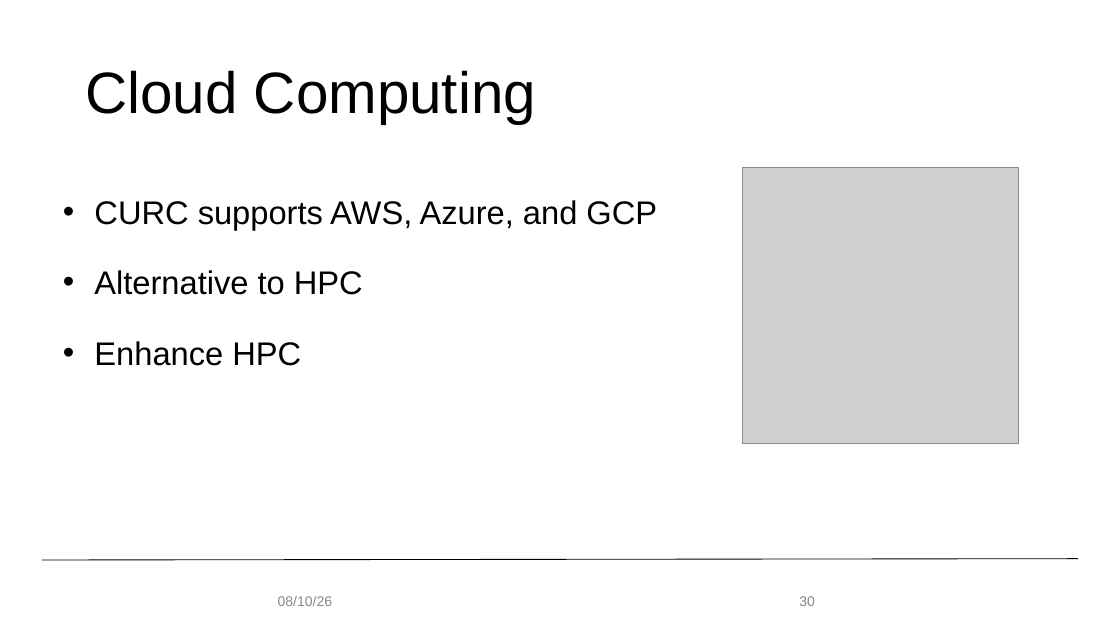
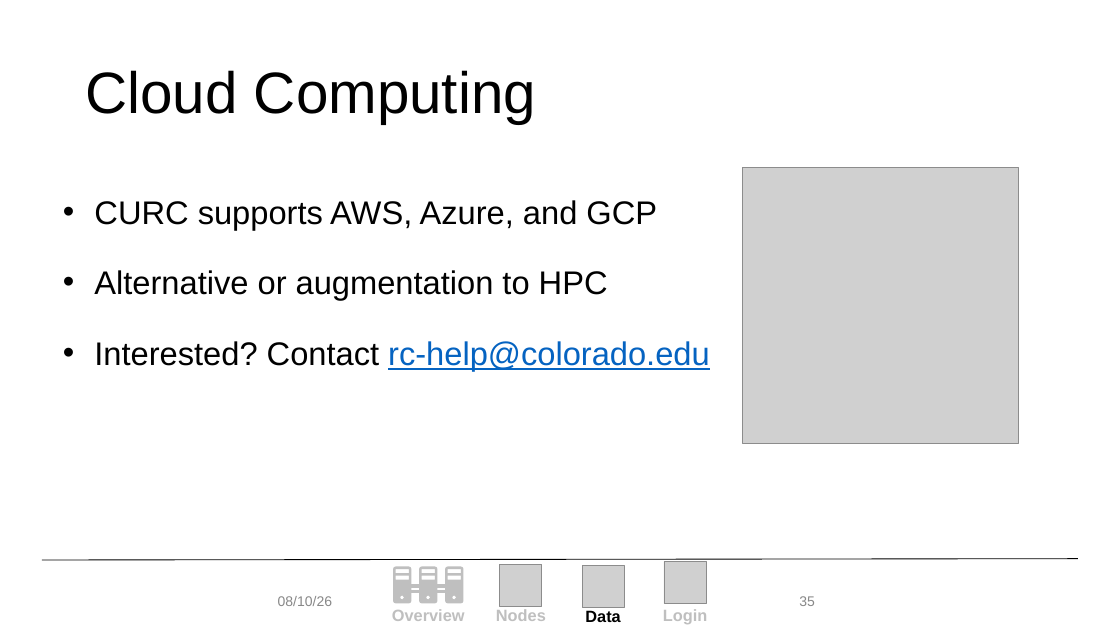
Before and after one commit to monaghaa/hpc_fundamentals_micro_credential, a slide deck: slide 35 of getting_familiar_rc/getting_familiar_rc.pptx (slide 30 before the commit). Drawn at 1120x630 pixels with LibreOffice and Linux fonts; fonts in the diff are those of the drawing; grey boxes stand for pictures; background and template pictures are left out. Boxes give left, top, right and bottom in pixels: in the first picture for what was removed or moved away, otherwise in the second. Text is boxed around its words. In the diff, an @@ line names an element or a change of style, - is before the commit and + after.

```diff
--- a/getting_familiar_rc/getting_familiar_rc.pptx
+++ b/getting_familiar_rc/getting_familiar_rc.pptx
@@ text at box(94, 270, 710, 371): text changed @@
-• Alternative to HPC
-• Enhance HPC
+• Alternative or augmentation to HPC
+• Interested? Contact rc-help@colorado.edu
@@ page number at box(799, 596, 815, 606): text changed @@
-30
+35
@@ group added at box(392, 562, 707, 624): 4 texts, 3 pictures, 3 freeform shapes, 1 rectangle @@
+Login
+Overview
+Nodes
+Data
```
Also in this commit, not shown: 24 other slides changed, 18 slides added, 18 slides removed, 1 other file.
